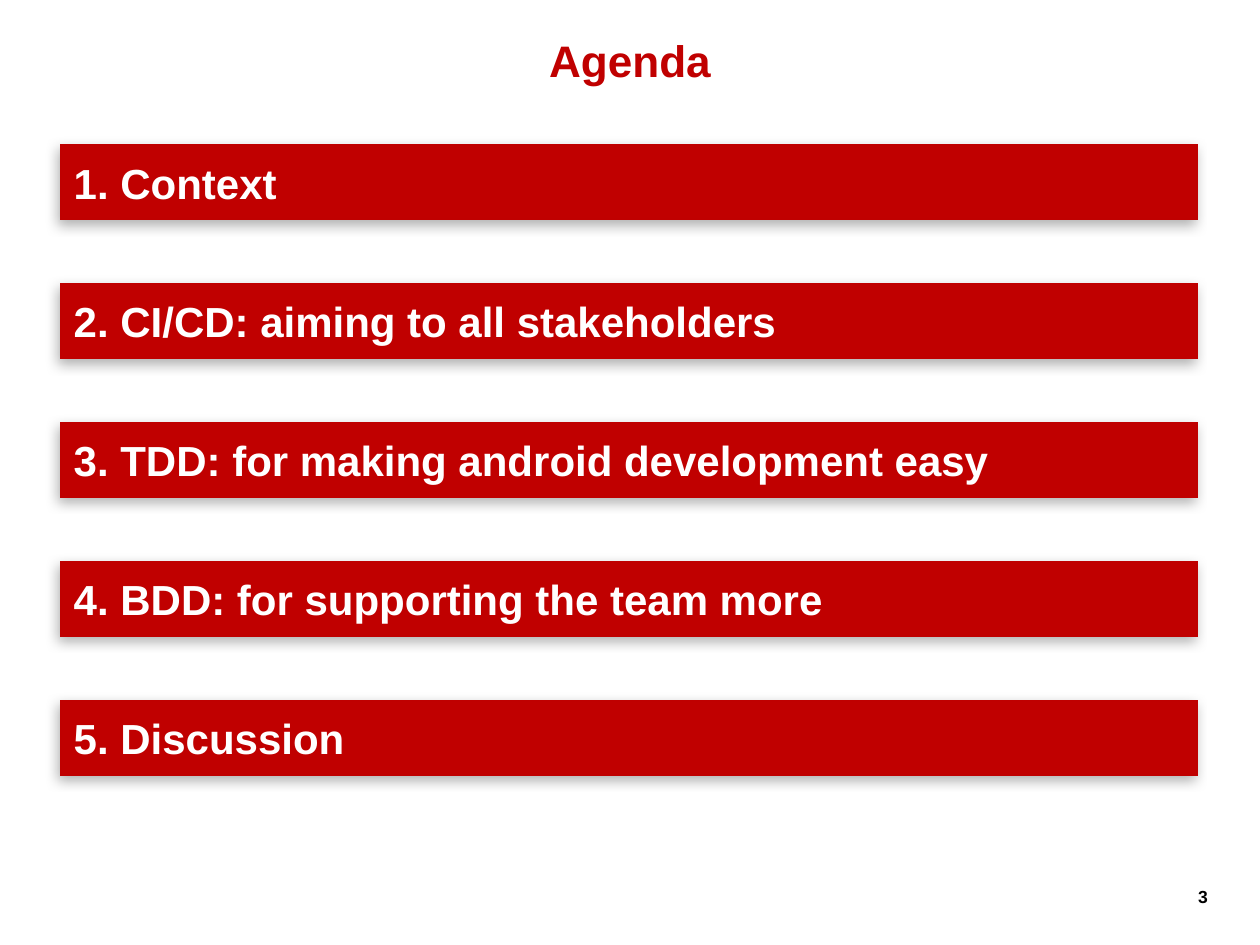
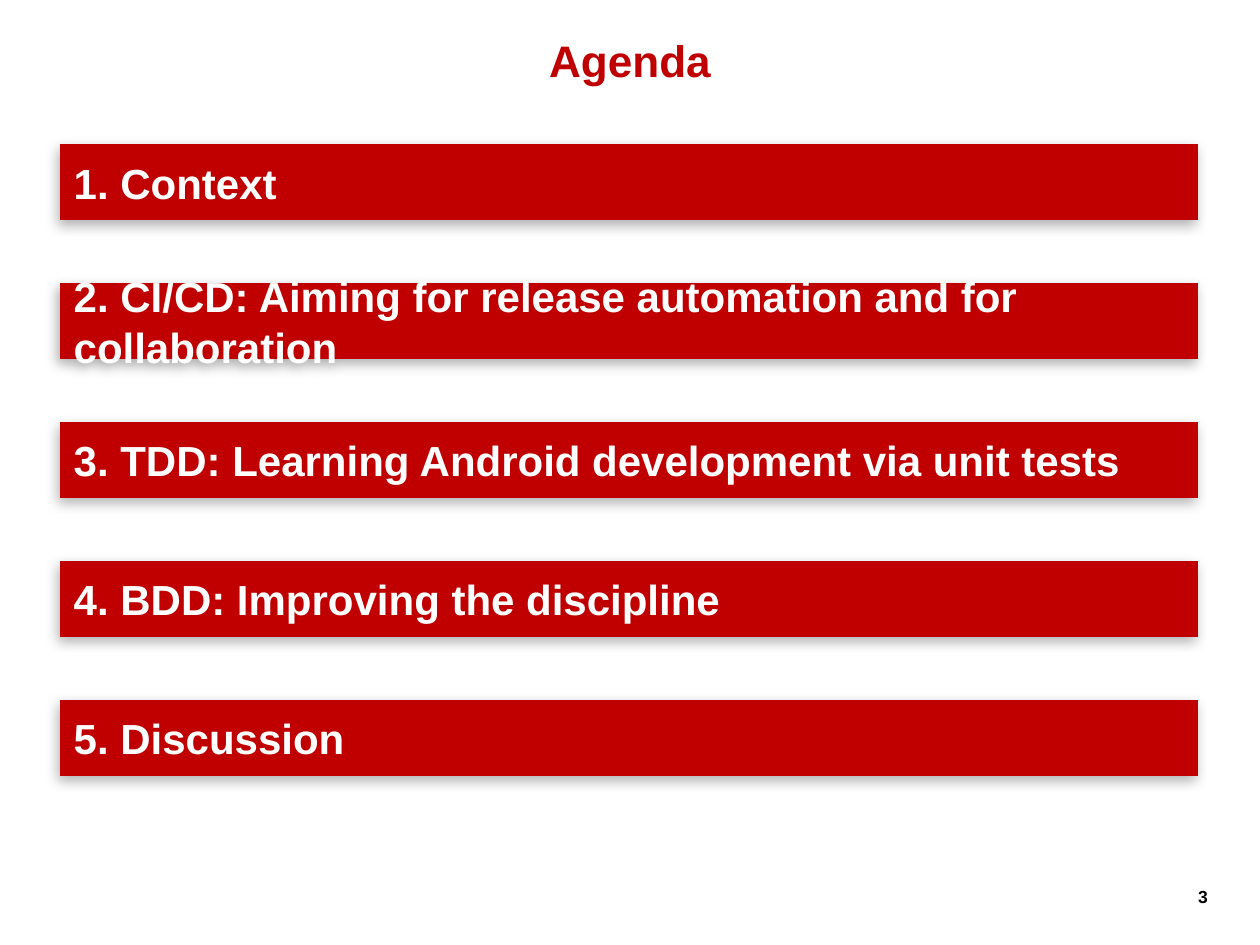
Before and after one commit to hageyahhoo/agile2014, a slide deck: slide 3 of presentations/TechnologyDrivenDevelopment.pptx. Drawn at 1260x945 pixels with LibreOffice and Linux fonts; fonts in the diff are those of the drawing; background and template pictures are left out. Boxes give left, top, right and bottom in pixels: in the first picture for what was removed or moved away, otherwise in the second. Text is boxed around its words. In the diff, an @@ line names an element or a change of style, - is before the commit and + after.

Commit message:
2014-06-02

```diff
--- a/presentations/TechnologyDrivenDevelopment.pptx
+++ b/presentations/TechnologyDrivenDevelopment.pptx
@@ text in rectangle at (74, 279, 1017, 371): text changed @@
-2. CI/CD: aiming to all stakeholders
+2. CI/CD: Aiming for release automation and for collaboration
@@ text in rectangle at (74, 445, 1119, 485): text changed @@
-3. TDD: for making android development easy
+3. TDD: Learning Android development via unit tests
@@ text in rectangle at (74, 584, 720, 624): text changed @@
-4. BDD: for supporting the team more
+4. BDD: Improving the discipline
```
Also in this commit, not shown: 1 other slide changed.
